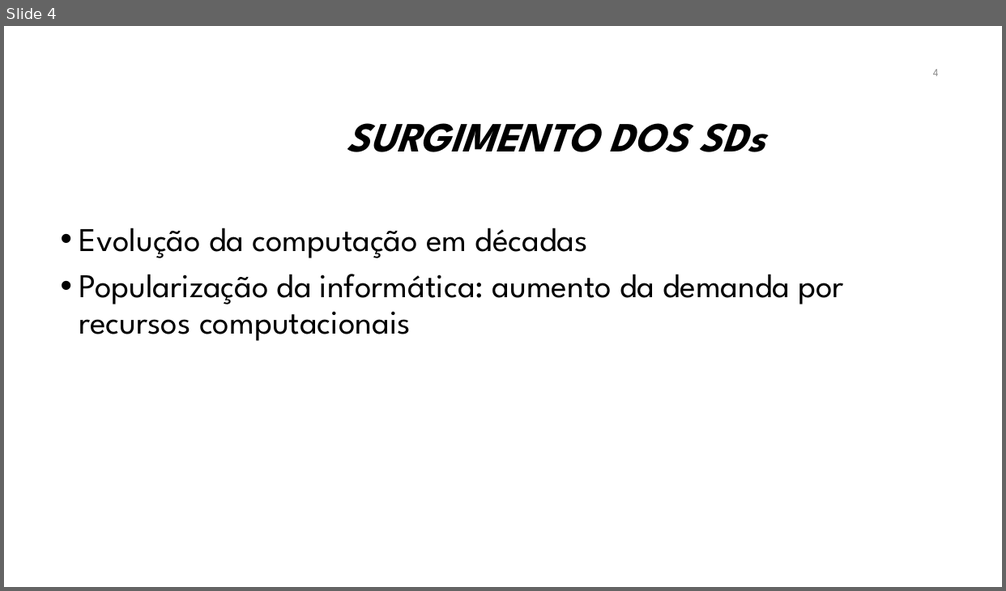
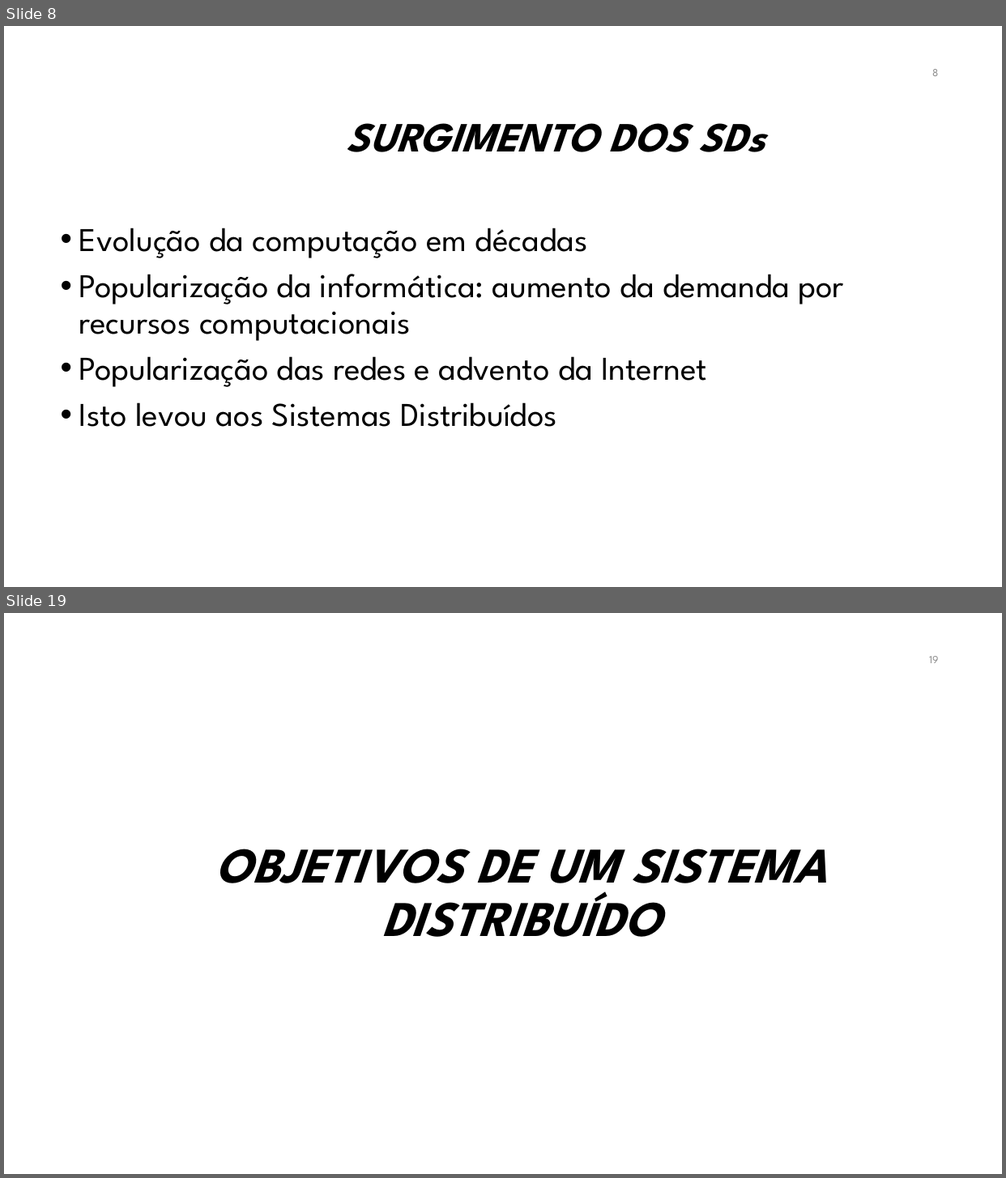
Before and after one commit to manoelcampos/sistemas-distribuidos, a slide deck: introducao-sd.pptx. Shown one above the other, each under a label of ours: slide 4 before the commit, slides 8 and 19 after it; the slides between them are not shown. The pictures are 1006x591 and 1006x1178 pixels, drawn with LibreOffice and Linux fonts; fonts in the diff are those of the drawing; background and template pictures are left out. Boxes give left, top, right and bottom in pixels: in the first picture for what was removed or moved away, otherwise in the second. Text is boxed around its words. In the diff, an @@ line names an element or a change of style, - is before the commit and + after.

```diff
--- a/introducao-sd.pptx
+++ b/introducao-sd.pptx
@@ slide 19 added at box(4, 613, 1002, 1174), background #FFFFFF @@
@@ page number added at box(929, 656, 938, 663), 10.5 pt, text #8C8C8C @@
+19
@@ title added at box(215, 849, 827, 937), 48 pt, text #000000, bold, italic @@
+OBJETIVOS DE UM SISTEMA DISTRIBUÍDO
@@ what was slide 4 is now slide 8 @@
@@ slide 8 changed as well @@
@@ page number at box(932, 69, 938, 76): text changed @@
-4
+8
@@ text at box(79, 356, 707, 427): paragraphs added @@
+• Popularização das redes e advento da Internet
+• Isto levou aos Sistemas Distribuídos
```
Also in this commit, not shown: 1 other slide changed, 21 other slides added, 1 slide removed, 3 other files.
